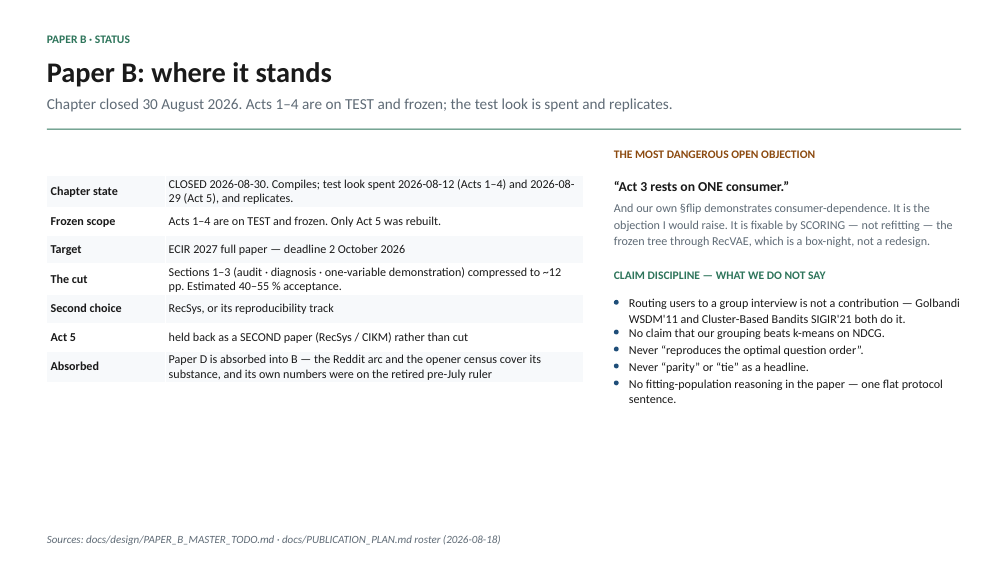
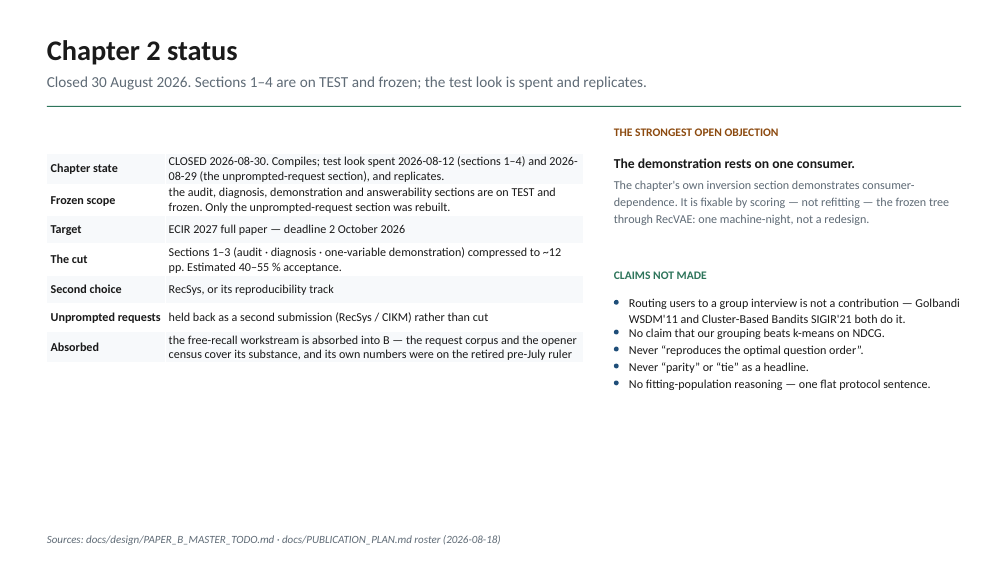
Before and after one commit to makarovaalexa-brch/casper, a slide deck: slide 30 of new_chapters/slides/casper_supervisor_2026-09.pptx (slide 27 before the commit). Drawn at 1008x567 pixels with LibreOffice and Linux fonts; fonts in the diff are those of the drawing. Boxes give left, top, right and bottom in pixels: in the first picture for what was removed or moved away, otherwise in the second. Text is boxed around its words. In the diff, an @@ line names an element or a change of style, - is before the commit and + after.

```diff
--- a/new_chapters/slides/casper_supervisor_2026-09.pptx
+++ b/new_chapters/slides/casper_supervisor_2026-09.pptx
@@ text at box(47, 40, 238, 65): text changed; size 11 to 27 pt; text colour #2E755B to #1A1A1A @@
-PAPER B · STATUS
+Chapter 2 status
@@ text at box(47, 76, 647, 90): text changed @@
-Chapter closed 30 August 2026. Acts 1–4 are on TEST and frozen; the test look is spent and replicates.
+Closed 30 August 2026. Sections 1–4 are on TEST and frozen; the test look is spent and replicates.
@@ text removed at box(47, 62, 332, 87) @@
-Paper B: where it stands
@@ rectangle: place and size @@
-rectangle at box(47, 129, 961, 130)
+rectangle at box(47, 106, 961, 107)
@@ table at box(47, 125, 584, 364) @@
-row 2, column 2: CLOSED 2026-08-30. Compiles; test look spent 2026-08-12 (Acts 1–4) and 2026-08-29 (Act 5), and replicates.
+row 2, column 2: CLOSED 2026-08-30. Compiles; test look spent 2026-08-12 (sections 1–4) and 2026-08-29 (the unprompted-request section), and replicates.
-row 3, column 2: Acts 1–4 are on TEST and frozen. Only Act 5 was rebuilt.
+row 3, column 2: the audit, diagnosis, demonstration and answerability sections are on TEST and frozen. Only the unprompted-request section was rebuilt.
-row 7, column 1: Act 5
+row 7, column 1: Unprompted requests
-row 7, column 2: held back as a SECOND paper (RecSys / CIKM) rather than cut
+row 7, column 2: held back as a second submission (RecSys / CIKM) rather than cut
-row 8, column 2: Paper D is absorbed into B — the Reddit arc and the opener census cover its substance, and its own numbers were on the retired pre-July ruler
+row 8, column 2: the free-recall workstream is absorbed into B — the request corpus and the opener census cover its substance, and its own numbers were on the retired pre-July ruler
@@ table: place and size @@
-table at box(47, 147, 584, 384)
+table at box(47, 125, 584, 364)
@@ text at box(614, 128, 779, 136): text changed @@
-THE MOST DANGEROUS OPEN OBJECTION
+THE STRONGEST OPEN OBJECTION
@@ text at box(614, 158, 949, 225): text changed @@
-“Act 3 rests on ONE consumer.”
-And our own §flip demonstrates consumer-dependence. It is the objection I would raise. It is fixable by SCORING — not refitting — the frozen tree through RecVAE, which is a box-night, not a redesign.
+The demonstration rests on one consumer.
+The chapter's own inversion section demonstrates consumer-dependence. It is fixable by scoring — not refitting — the frozen tree through RecVAE: one machine-night, not a redesign.
@@ text at box(614, 271, 707, 279): text changed @@
-CLAIM DISCIPLINE — WHAT WE DO NOT SAY
+CLAIMS NOT MADE
@@ text at box(629, 379, 930, 390): text changed @@
-No fitting-population reasoning in the paper — one flat protocol sentence.
+No fitting-population reasoning — one flat protocol sentence.
```
Also in this commit, not shown: 53 other slides changed, 4 slides added, 1 slide removed, 11 other files.
